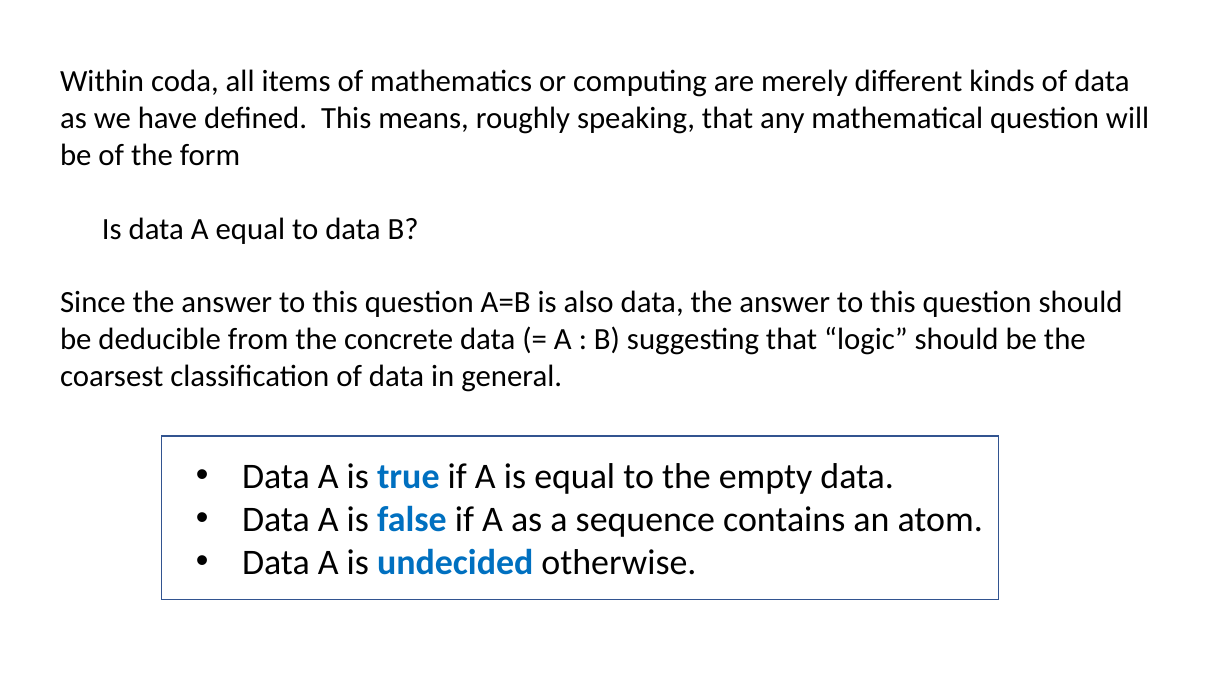
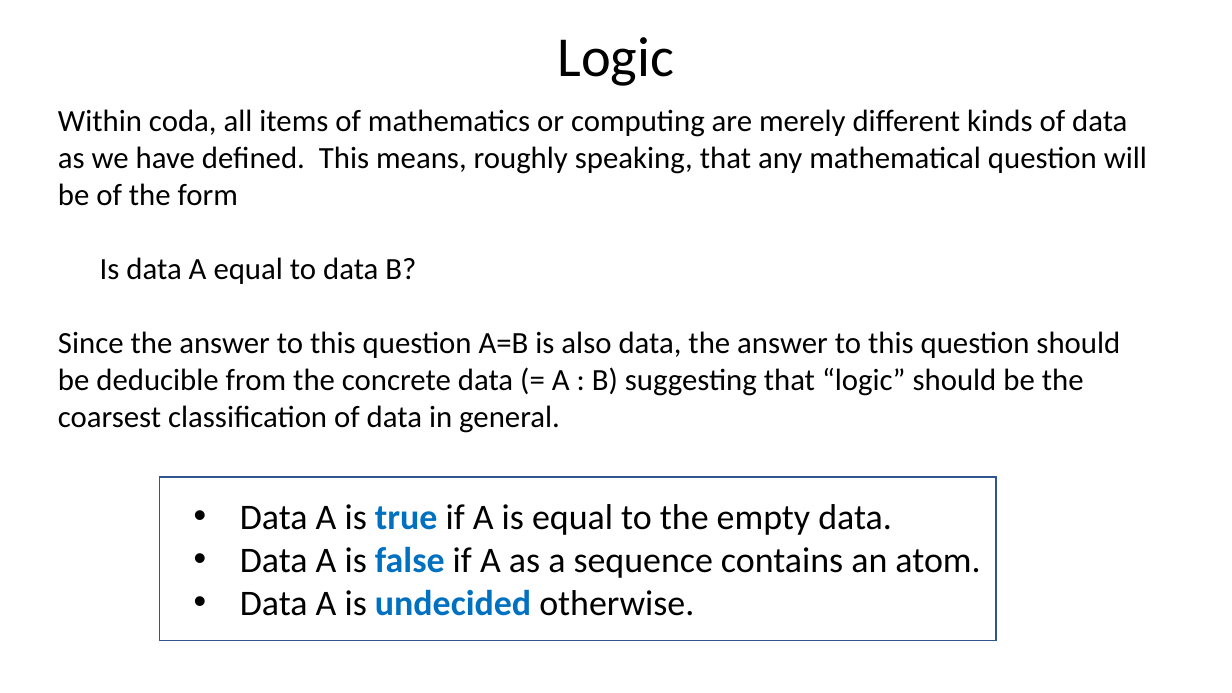
Before and after one commit to Saul-Youssef/coda, a slide deck: slide 11 of doc/talk/coda.pptx (slide 7 before the commit). Drawn at 1232x693 pixels with LibreOffice and Linux fonts; fonts in the diff are those of the drawing. Boxes give left, top, right and bottom in pixels: in the first picture for what was removed or moved away, otherwise in the second. Text is boxed around its words. In the diff, an @@ line names an element or a change of style, - is before the commit and + after.

```diff
--- a/doc/talk/coda.pptx
+++ b/doc/talk/coda.pptx
@@ text added at (557, 37, 674, 86), 44 pt, text #000000 @@
+Logic
@@ 2 texts, 1 rectangle: place and size @@
-2 texts, 1 rectangle at (60, 69, 1149, 600)
+2 texts, 1 rectangle at (58, 109, 1147, 640)
```
Also in this commit, not shown: 12 other slides changed, 20 slides added, 3 slides removed, 11 other files.
